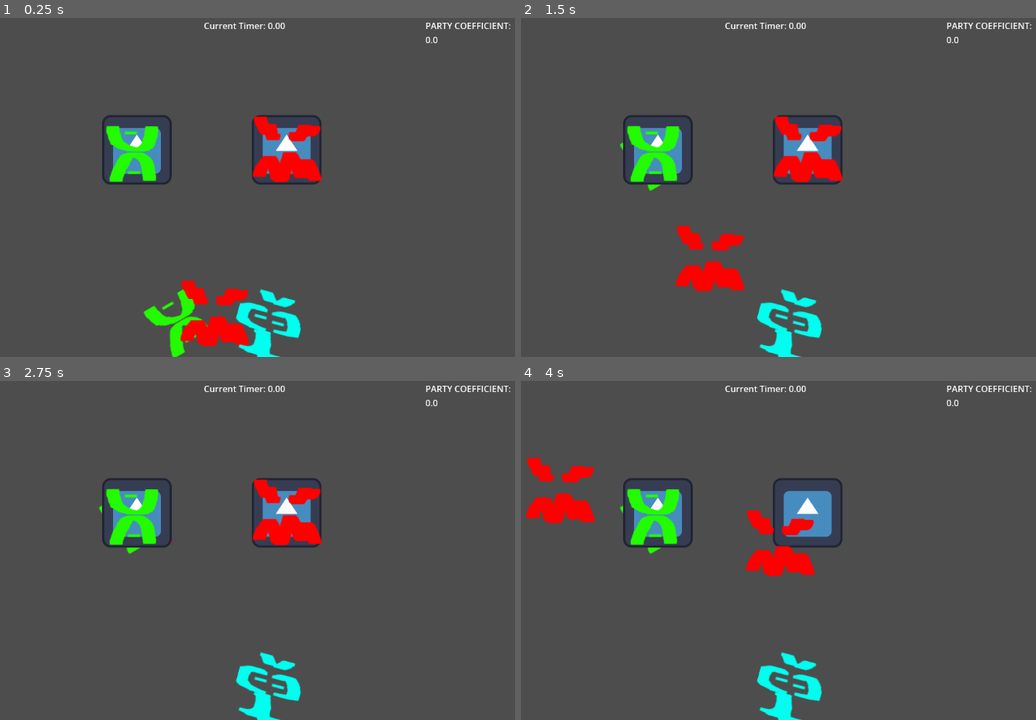
Above: before the commit, frames 1-4 (two rows, left to right).
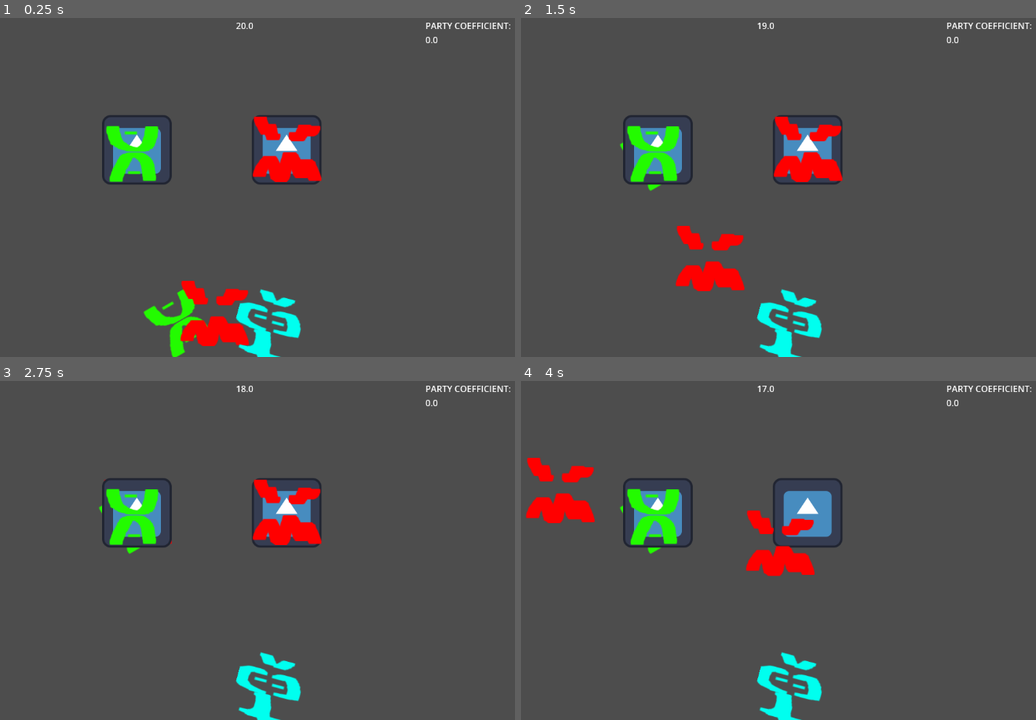
Above: after the commit, the same moments.

Repository: Devination/GGJ2025
Game: Godot game, scene res://scenes/main.tscn
Two runs of this game, one before a commit and one after it. Both use one fixed random seed, a clock stepped at 60 frames per second and the inputs below. The engine's default icon, where the game draws it, is replaced by a stand-in: a white triangle on a blue panel in a dark square.
Inputs (mouse positions are in pixels of both pictures, inside the frame that each line leads up to):
- Up to frame 1 (0.25 s): no input
- Up to frame 2 (1.5 s): tap Enter at 0.5 s; drag from (701, 316) to (660, 150) at 0.52 s; tap Space at 1.25 s; drag from (737, 312) to (660, 150) at 1.27 s
- Up to frame 3 (2.75 s): tap Enter at 2 s; move the mouse to (267, 689) at 2.02 s; click (267, 689) at 2.17 s
- Up to frame 4 (4 s): tap Space at 2.75 s; drag from (660, 513) to (562, 489) at 2.77 s; tap Enter at 3.5 s; drag from (809, 513) to (778, 543) at 3.52 s

The runs differ from the first frame. In frame 1, 0.2% of the frame differs, in the area x 39-56%, y 1-4%; in frame 2, 0.2%; in frame 3, 0.2%; in frame 4, 0.2%.

Commit message:
user_interface and timer

Diff:
--- a/godot/ggj-2026/scenes/score_label.gd
+++ /dev/null
@@ -1,12 +0,0 @@
-extends CanvasLayer
-
-var score = 0
-
-# Function to update the label
-func update_score_label():
-	$ScoreLabel.text = "Score: " + str(score)
-
-# Call this function whenever the player collects an item
-func _on_score_increased(amount):
-	score += amount
-	update_score_label()
--- a/godot/ggj-2026/scenes/user_interface.gd
+++ b/godot/ggj-2026/scenes/user_interface.gd
@@ -11,3 +11,11 @@
 func _on_score_increased(amount):
 	score += amount
 	update_score_label()
+
+
+func _on_timer_2_timeout() -> void:
+	pass # Replace with function body.
+func updateTimer():
+	$Timer.text = str($Timer2.time_left)
+func _process(delta):
+	$Timer.text = str(ceil($Timer2.time_left))
--- a/godot/ggj-2026/scenes/user_interface.tscn
+++ b/godot/ggj-2026/scenes/user_interface.tscn
@@ -1,7 +1,6 @@
 [gd_scene format=3 uid="uid://c5e7ljd2a57s4"]
 
 [ext_resource type="Script" uid="uid://blmsysorb1t0n" path="res://scenes/user_interface.gd" id="1_l2bgj"]
-[ext_resource type="Script" uid="uid://s3ulpkv0vrx" path="res://scenes/score_label.gd" id="2_y1h3b"]
 
 [node name="UserInterface" type="CanvasLayer" unique_id=525327691]
 script = ExtResource("1_l2bgj")
@@ -13,7 +12,6 @@
 offset_bottom = 132.0
 text = "PARTY COEFFICIENT:
 0.0"
-script = ExtResource("2_y1h3b")
 
 [node name="Timer" type="Label" parent="." unique_id=929660089]
 offset_left = 476.0
@@ -22,3 +20,9 @@
 offset_bottom = 132.0
 text = "Current Timer: 0.00"
 horizontal_alignment = 1
+
+[node name="Timer2" type="Timer" parent="." unique_id=1424114259]
+wait_time = 20.0
+autostart = true
+
+[connection signal="timeout" from="Timer2" to="." method="_on_timer_2_timeout"]
